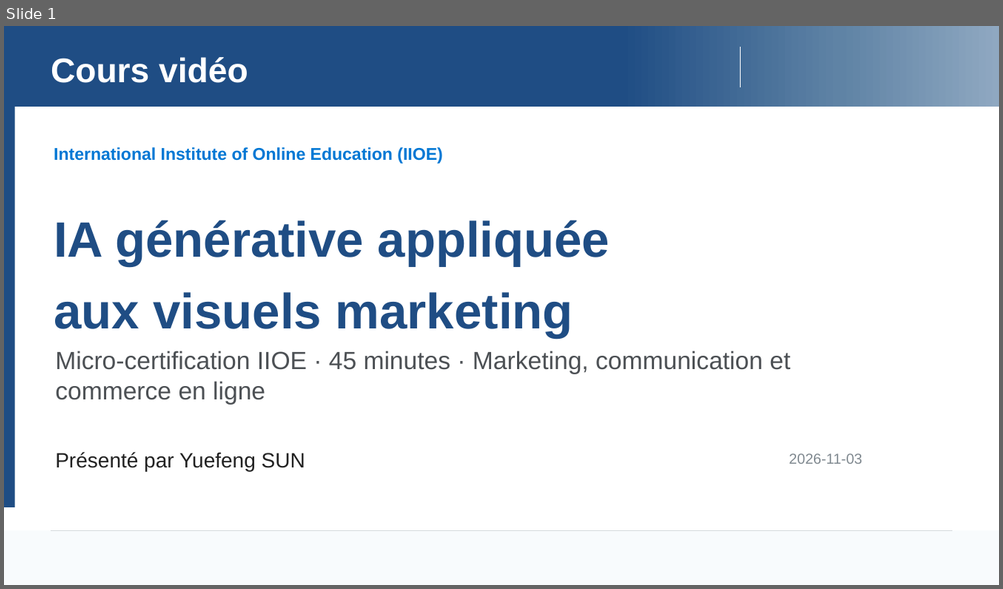
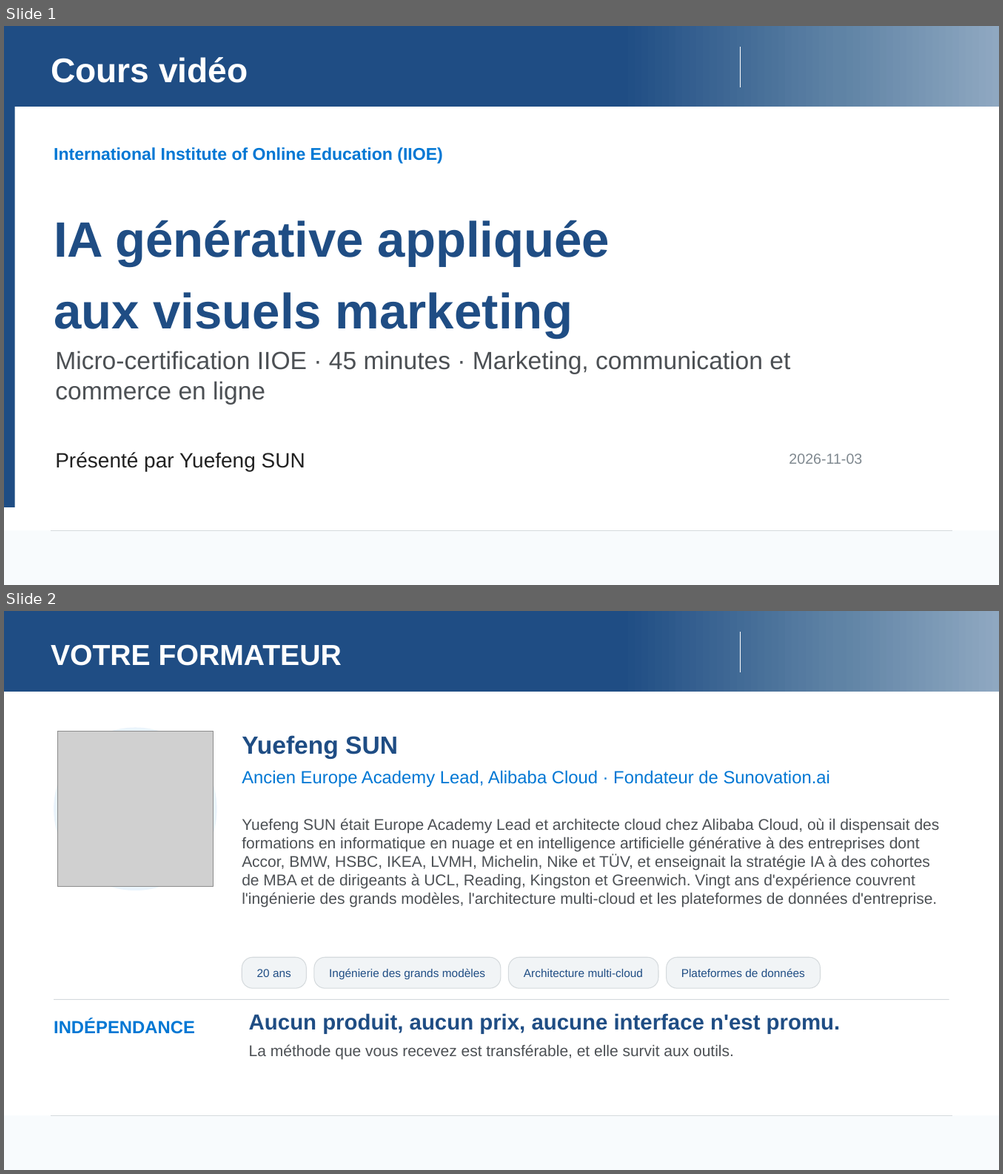
Before and after one commit to Joel-SUN/IIOE, a slide deck: Formation-IA-Images-Videos-Marketing/build/UNESCO_AI_Image_Video_Course_FR.pptx. Shown one above the other, each under a label of ours: slide 1 before the commit, slides 1 and 2 after it. The pictures are 1003x589 and 1003x1174 pixels, drawn with LibreOffice and Linux fonts; fonts in the diff are those of the drawing; grey boxes stand for pictures; background and template pictures are left out. Boxes give left, top, right and bottom in pixels: in the first picture for what was removed or moved away, otherwise in the second. Text is boxed around its words. In the diff, an @@ line names an element or a change of style, - is before the commit and + after.

```diff
--- a/Formation-IA-Images-Videos-Marketing/build/UNESCO_AI_Image_Video_Course_FR.pptx
+++ b/Formation-IA-Images-Videos-Marketing/build/UNESCO_AI_Image_Video_Course_FR.pptx
@@ slide 2 added at (4,611,999,1170), background #FFFFFF; not listed: 4 template elements that a slide beside it also shows @@
@@ text added at (51,644,341,666), 28 pt, text #FFFFFF, bold @@
+VOTRE FORMATEUR
@@ ellipse added at (54,727,217,891), fill #EAF4FC @@
@@ picture added at (58,731,213,886) @@
@@ text added at (242,735,398,759), 24 pt, text #1F4D84, bold @@
+Yuefeng SUN
@@ text added at (242,770,830,787), 17 pt, text #0077D4 @@
+Ancien Europe Academy Lead, Alibaba Cloud · Fondateur de Sunovation.ai
@@ text added at (242,818,939,908), 15 pt, text #4C5054 @@
+Yuefeng SUN était Europe Academy Lead et architecte cloud chez Alibaba Cloud, où il dispensait des formations en informatique en nuage et en intelligence artificielle générative à des entreprises dont Accor, BMW, HSBC, IKEA, LVMH, Michelin, Nike et TÜV, et enseignait la stratégie IA à des cohortes de MBA et de dirigeants à UCL, Reading, Kingston et Greenwich. Vingt ans d'expérience couvrent l'ingénierie des grands modèles, l'architecture multi-cloud et les plateformes de données d'entreprise.
@@ rounded rectangle added at (242,958,306,989), fill #F1F4F6, outline #D5DADD 0.75 pt, 11 pt, text #1F4D84 @@
+20 ans
@@ rounded rectangle added at (314,958,501,989), fill #F1F4F6, outline #D5DADD 0.75 pt, 11 pt, text #1F4D84 @@
+Ingénierie des grands modèles
@@ rounded rectangle added at (509,958,658,989), fill #F1F4F6, outline #D5DADD 0.75 pt, 11 pt, text #1F4D84 @@
+Architecture multi-cloud
@@ rounded rectangle added at (666,958,820,989), fill #F1F4F6, outline #D5DADD 0.75 pt, 11 pt, text #1F4D84 @@
+Plateformes de données
@@ rectangle added at (54,999,949,1000), fill #D5DADD @@
@@ text added at (54,1019,195,1034), 17 pt, text #0077D4, bold @@
+INDÉPENDANCE
@@ text added at (249,1014,840,1059), 15 pt, text #4C5054 @@
+Aucun produit, aucun prix, aucune interface n'est promu.
+La méthode que vous recevez est transférable, et elle survit aux outils.
```
Also in this commit, not shown: 1 other slide added, 12 other files.
